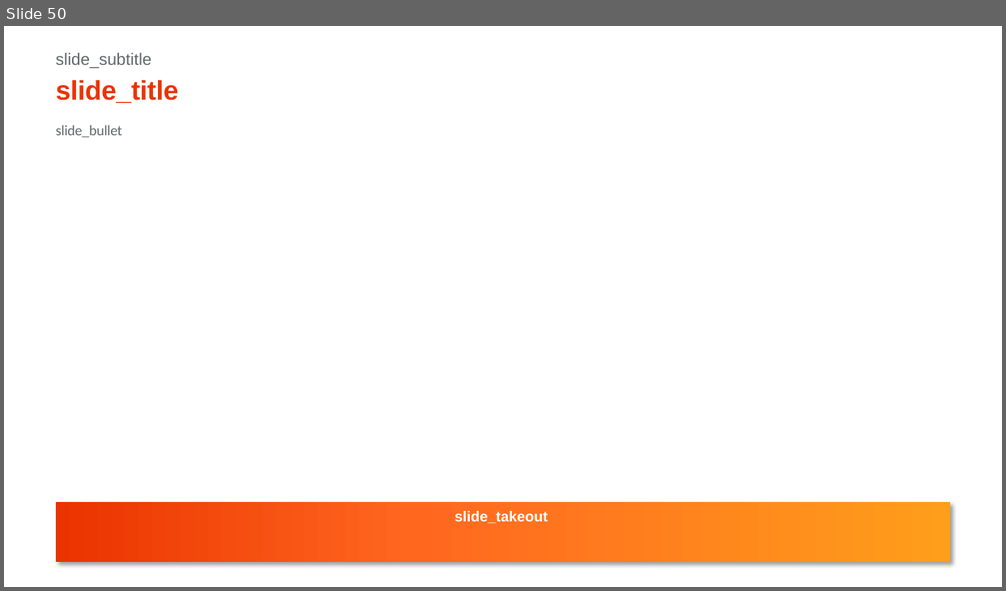
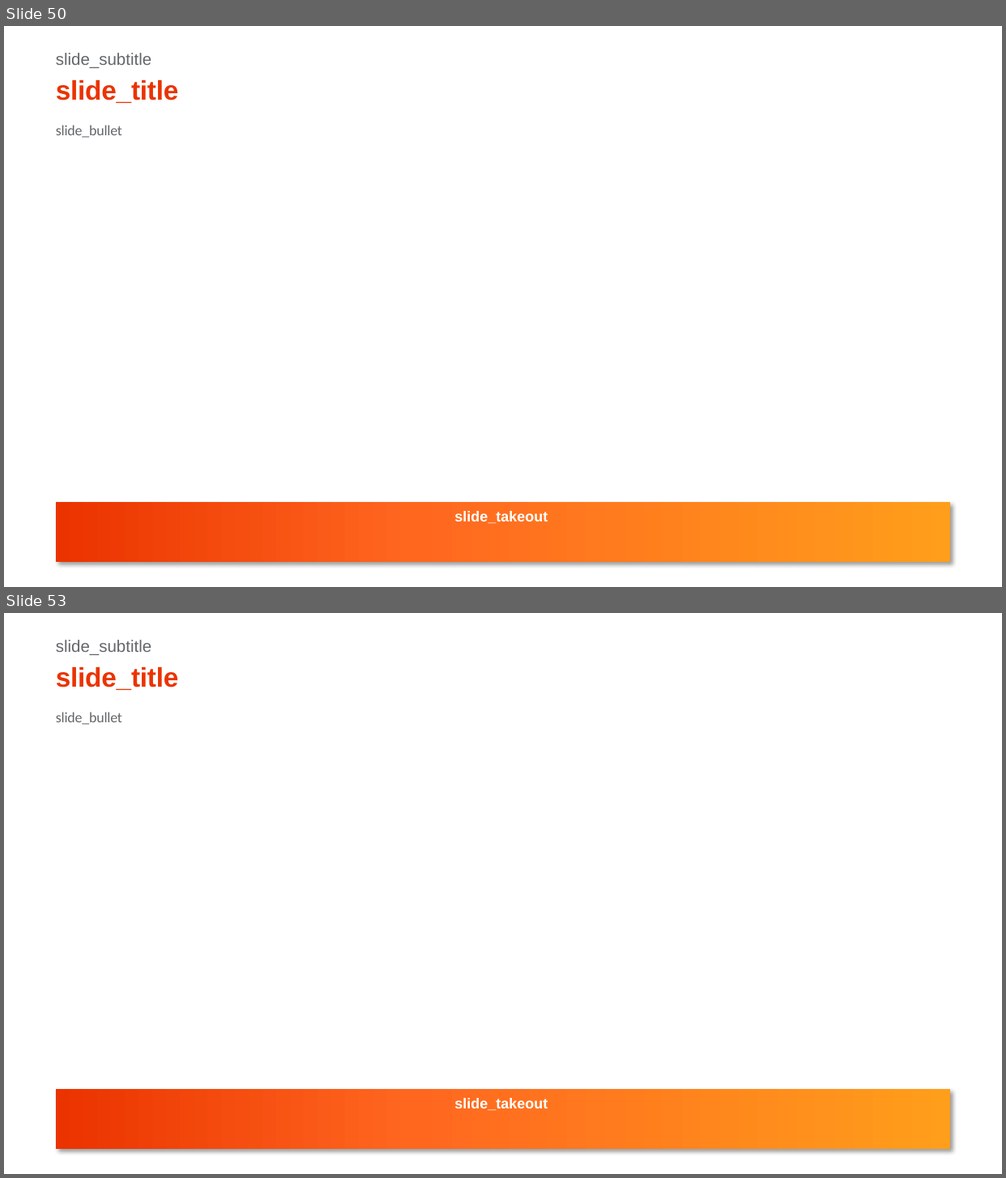
Before and after one commit to xpistos90210/templates, a slide deck: CONAN_content.pptx. Shown one above the other, each under a label of ours: slide 50 before the commit, slides 50 and 53 after it; the slides between them are not shown. The pictures are 1006x591 and 1006x1178 pixels, drawn with LibreOffice and Linux fonts; fonts in the diff are those of the drawing. Boxes give left, top, right and bottom in pixels: in the first picture for what was removed or moved away, otherwise in the second. Text is boxed around its words. In the diff, an @@ line names an element or a change of style, - is before the commit and + after.

```diff
--- a/CONAN_content.pptx
+++ b/CONAN_content.pptx
@@ slide 53 added at bbox=[4, 613, 1002, 1174], background #FFFFFF @@
@@ text added at bbox=[56, 640, 151, 655], 16 pt, text #63666A @@
+slide_subtitle
@@ title added at bbox=[56, 666, 178, 690], 26 pt, text #EB3300, bold @@
+slide_title
@@ text added at bbox=[56, 712, 122, 725], 14 pt, text #63666A @@
+slide_bullet
@@ rectangle added at bbox=[56, 1089, 950, 1149], fill gradient #EB3300 to #FF671F to #FF9E1B @@
@@ text added at bbox=[454, 1098, 548, 1111], 14 pt, text #FFFFFF, bold @@
+slide_takeout
```
Also in this commit, not shown: 49 other slides added.
